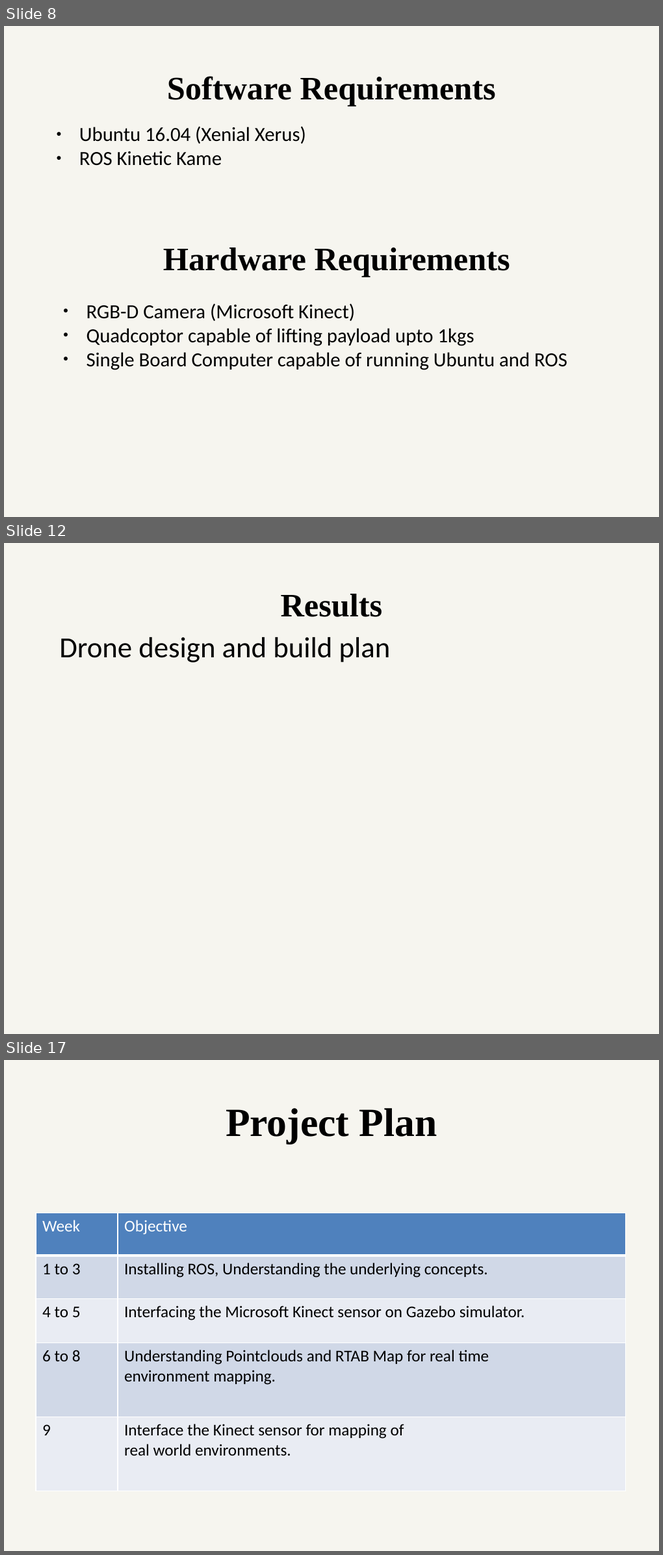
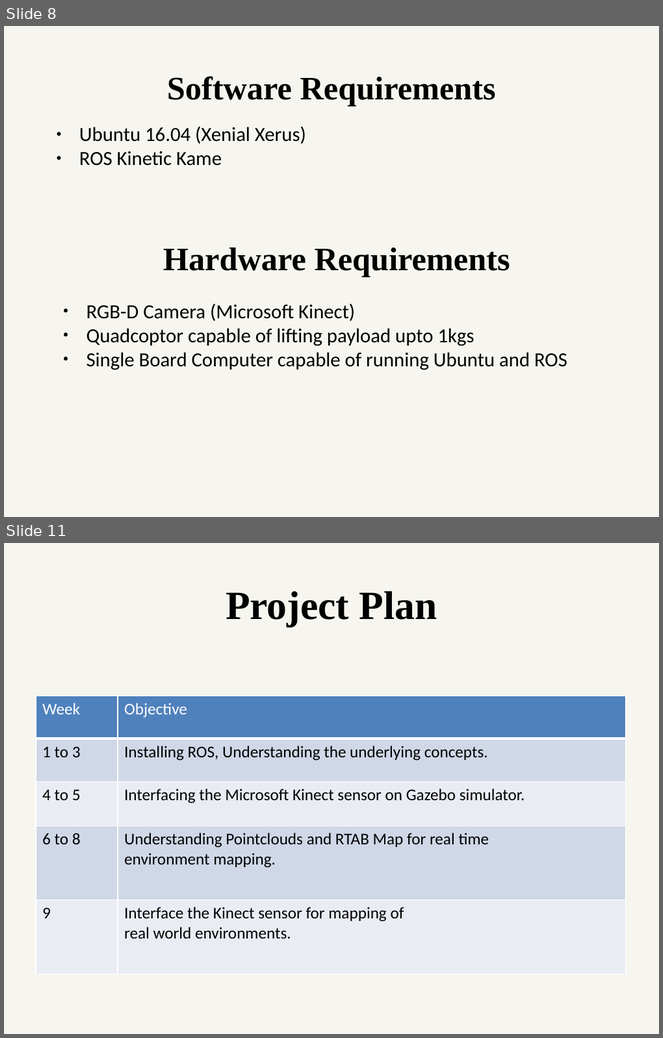
Before and after one commit to ETRX-Batch-2019/Robot-Development-using-ROS, a slide deck: Presentation/4-Aug/Robot-dev-using-ROS.pptx. Shown one above the other, each under a label of ours: slides 8, 12 and 17 before the commit, slides 8 and 11 after it; the slides between them are not shown. The pictures are 663x1555 and 663x1038 pixels, drawn with LibreOffice and Linux fonts; fonts in the diff are those of the drawing. Boxes give left, top, right and bottom in pixels: in the first picture for what was removed or moved away, otherwise in the second. Text is boxed around its words. In the diff, an @@ line names an element or a change of style, - is before the commit and + after.

```diff
--- a/Presentation/4-Aug/Robot-dev-using-ROS.pptx
+++ b/Presentation/4-Aug/Robot-dev-using-ROS.pptx
@@ slide 12 removed at box(4, 543, 659, 1034), background #EEECE1 at 51% opacity @@
@@ text removed at box(281, 594, 383, 617) @@
-Results
@@ text removed at box(59, 637, 391, 663) @@
-Drone design and build plan
@@ what was slide 17 is now slide 11 @@
```
Also in this commit, not shown: 4 slides changed, 5 other slides removed, 1 other file.
